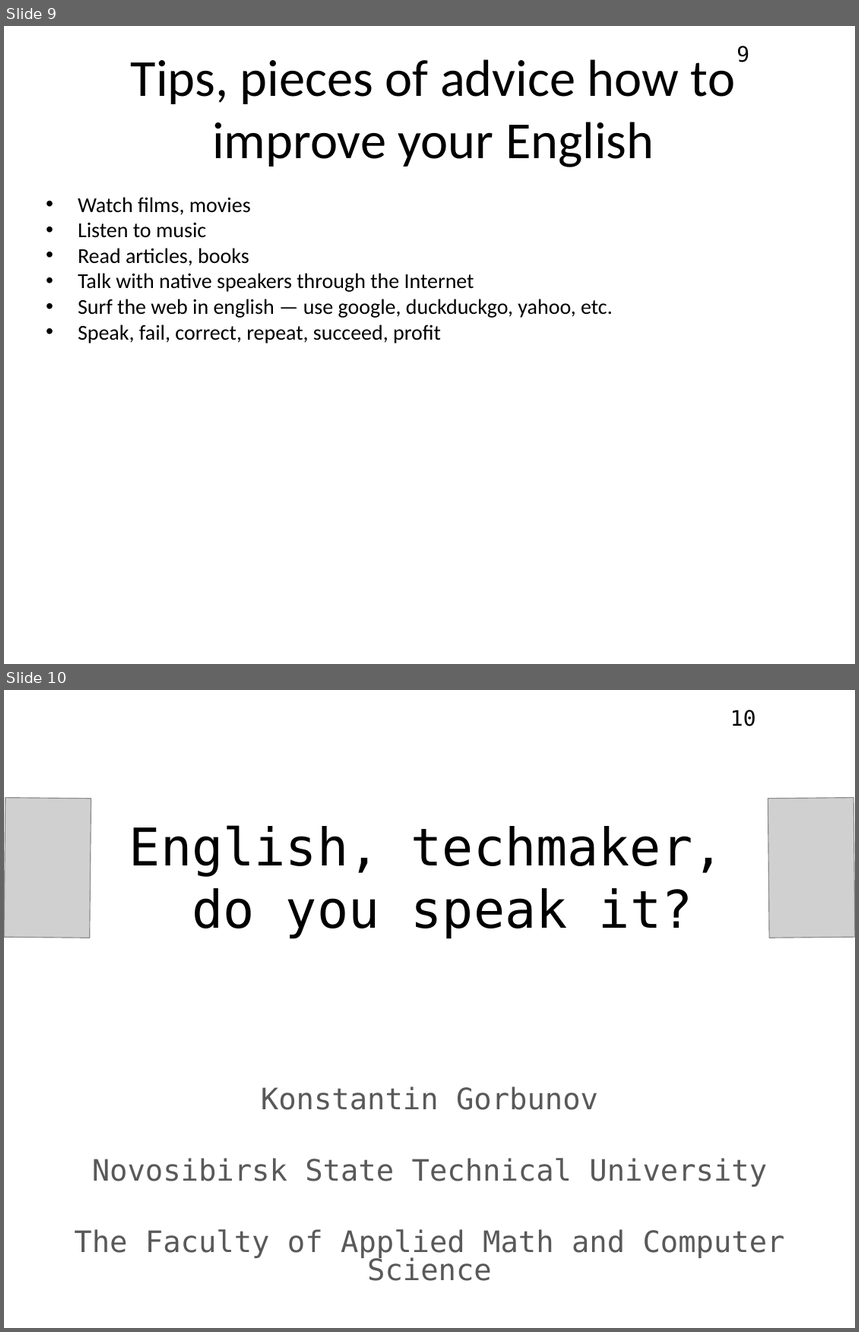
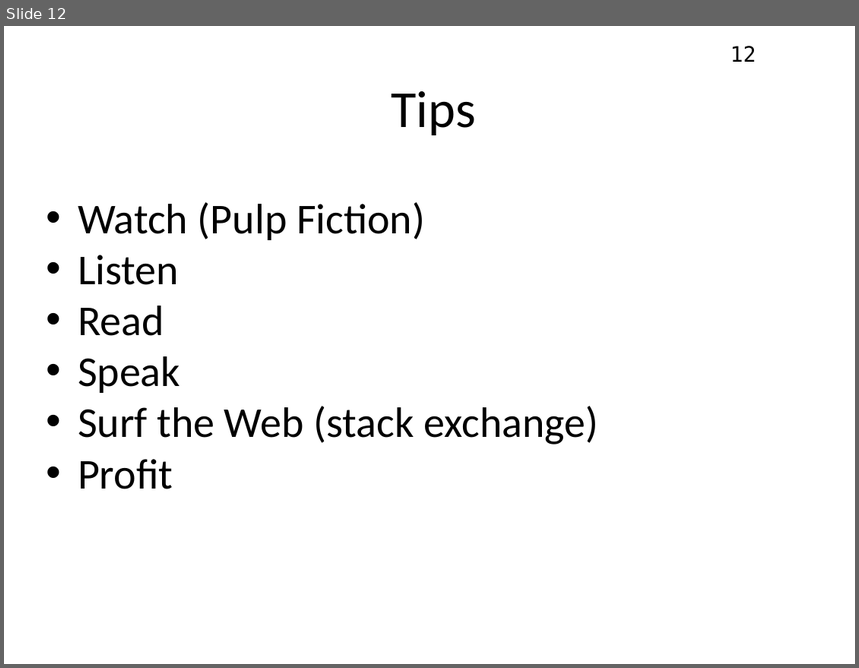
Before and after one commit to konstunn/eng, a slide deck: sem2/eng4tech/english4techmakers.odp. Shown one above the other, each under a label of ours: slides 9 and 10 before the commit, slide 12 after it. The pictures are 859x1332 and 859x668 pixels, drawn with LibreOffice and Linux fonts; fonts in the diff are those of the drawing; grey boxes stand for pictures. Boxes give left, top, right and bottom in pixels: in the first picture for what was removed or moved away, otherwise in the second. Text is boxed around its words. In the diff, an @@ line names an element or a change of style, - is before the commit and + after.

```diff
--- a/sem2/eng4tech/english4techmakers.odp
+++ b/sem2/eng4tech/english4techmakers.odp
@@ slide 10 removed at [4,690,855,1328], background #FFFFFF @@
@@ page number removed at [731,710,756,726] @@
-10
@@ picture removed at [4,798,91,939] @@
@@ picture removed at [768,798,855,939] @@
@@ title removed at [129,825,724,939] @@
-English, techmaker,
-do you speak it?
@@ text removed at [74,1087,785,1281] @@
-Konstantin Gorbunov
-Novosibirsk State Technical University
-The Faculty of Applied Math and Computer Science
@@ what was slide 9 is now slide 12 @@
@@ slide 12 changed as well @@
@@ page number at [731,46,756,62]: text changed @@
-9
+12
@@ title at [391,91,475,135]: text changed @@
-Tips, pieces of advice how to improve your English
+Tips
@@ text at [78,202,599,490]: text changed; size 18 to 36 pt @@
-• Watch films, movies
-• Listen to music
-• Read articles, books
-• Talk with native speakers through the Internet
-• Surf the web in english — use google, duckduckgo, yahoo, etc.
-• Speak, fail, correct, repeat, succeed, profit
+• Watch (Pulp Fiction)
+• Listen
+• Read
+• Speak
+• Surf the Web (stack exchange)
+• Profit
```
Also in this commit, not shown: 6 other slides changed, 6 slides added, 2 other slides removed.
